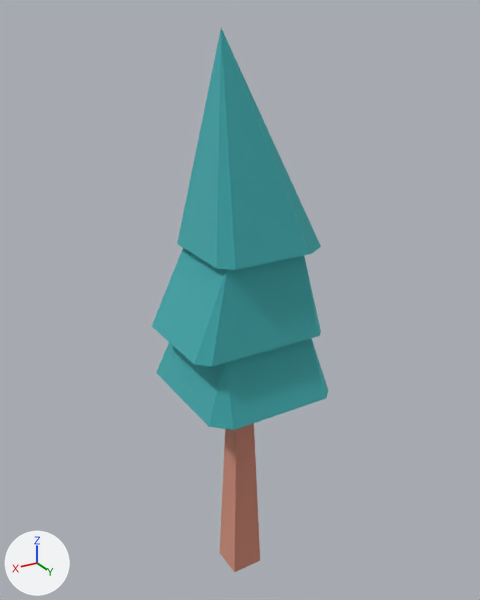
An edit to the glTF model addons/dot_map/props/tree_pine.glb, drawn before and after from the same camera.
Before and after are seen from a 50 mm camera at (0.82, 1.369, 1.505) aimed at (-0.018, -0.029, 0.807). Arrows for +X, +Y and +Z are at lower left; the lights stay in place. The picture after the commit comes second. Where no turn or scale is listed for an object, it has been applied to the vertices.

The first picture shows 'tree_pineTallA'.
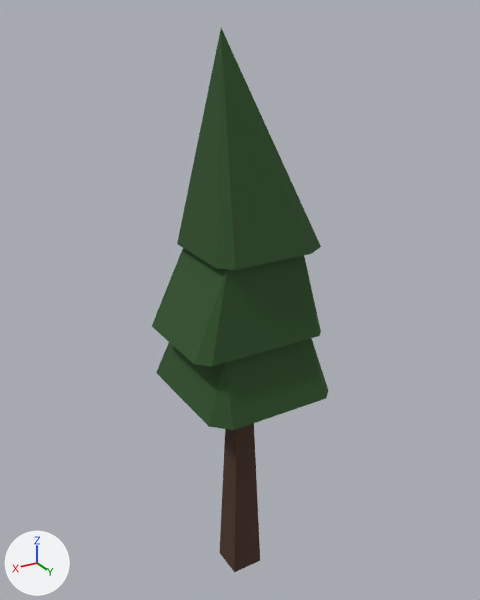
Boxes [x1, y1, x2, y2] around the edits, measured in the pictures (480 x 600 px):
'tree_pineTallA', recoloured, surface changed (cyan to dark green): [152, 28, 328, 572] in both

The edits, one by one:
In material 'woodBarkDark' (mat_woodbarkdark), metallic goes from 1.0 to 0.0.
Material 'woodBarkDark' (mat_woodbarkdark) changes colour from beige #e7b5a4 to brown #4a3126; in linear values from (0.8, 0.463, 0.369) to (0.069, 0.031, 0.019).
In material 'leafsDark' (mat_leafsdark), metallic goes from 1.0 to 0.0.
Material 'leafsDark' (mat_leafsdark) changes colour from cyan #72d3d5 to dark green #2f5228; in linear values from (0.169, 0.651, 0.667) to (0.028, 0.084, 0.021).
Object 'tmpParent' (ob_tmpparent) is deleted.
